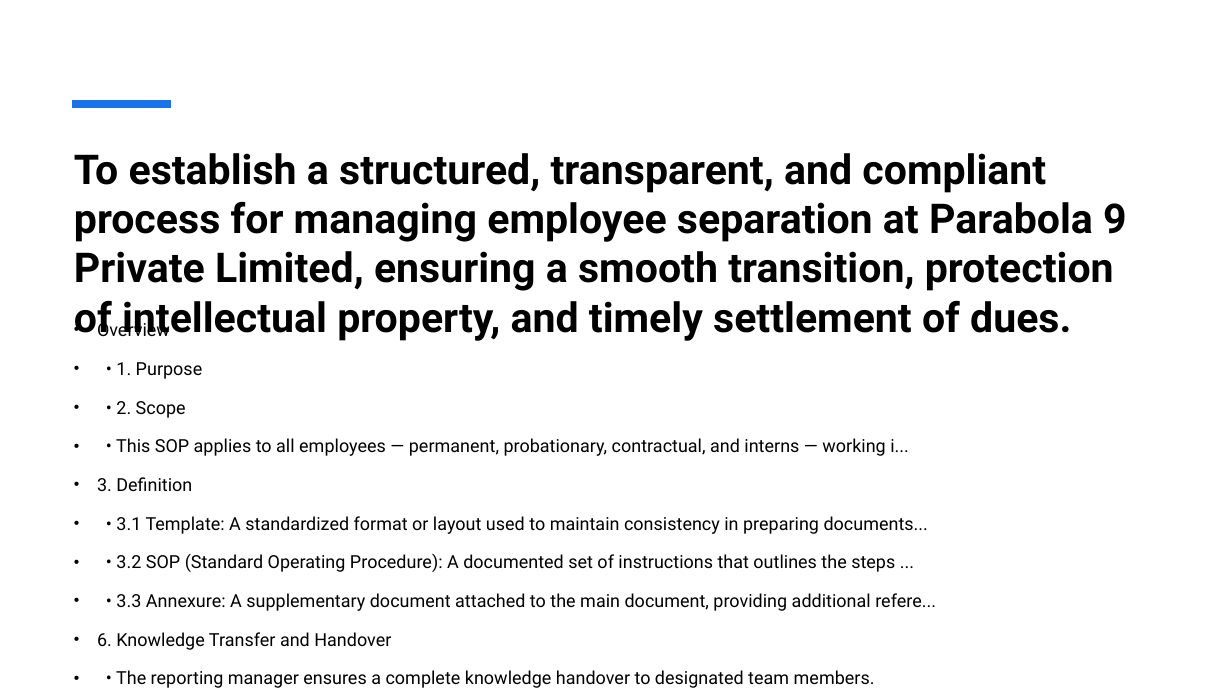
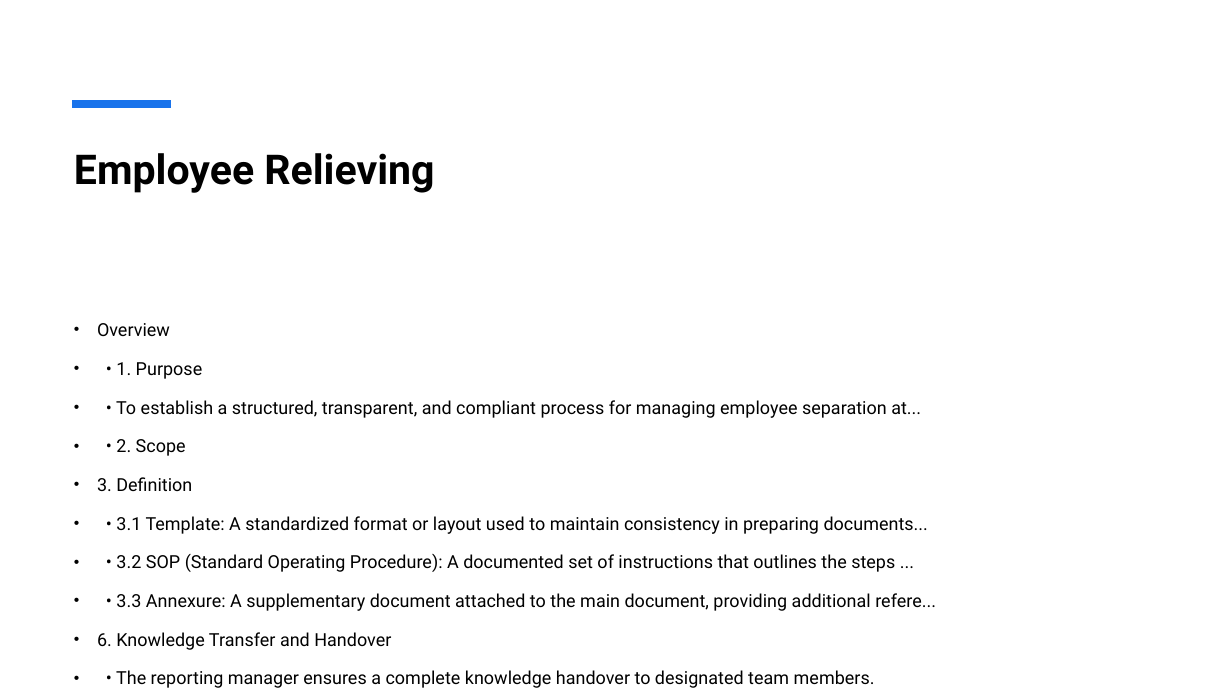
Before and after one commit to Sabushaik/SOP, a slide deck: slide 13 of Comprehensive_SOP_Presentation.pptx. Drawn at 1232x693 pixels with LibreOffice and Linux fonts; fonts in the diff are those of the drawing. Boxes give left, top, right and bottom in pixels: in the first picture for what was removed or moved away, otherwise in the second. Text is boxed around its words. In the diff, an @@ line names an element or a change of style, - is before the commit and + after.

```diff
--- a/Comprehensive_SOP_Presentation.pptx
+++ b/Comprehensive_SOP_Presentation.pptx
@@ title at (74,153,434,193): text changed @@
-To establish a structured, transparent, and compliant process for managing employee separation at Parabola 9 Private Limited, ensuring a smooth transition, protection of intellectual property, and timely settlement of dues.
+Employee Relieving
@@ text at (116,400,921,418): paragraph added @@
+• • To establish a structured, transparent, and compliant process for managing employee separation at...
@@ text at (116,438,909,456): paragraph removed @@
-• • This SOP applies to all employees — permanent, probationary, contractual, and interns — working i...
```
Also in this commit, not shown: 12 other slides changed, 1 other file.
